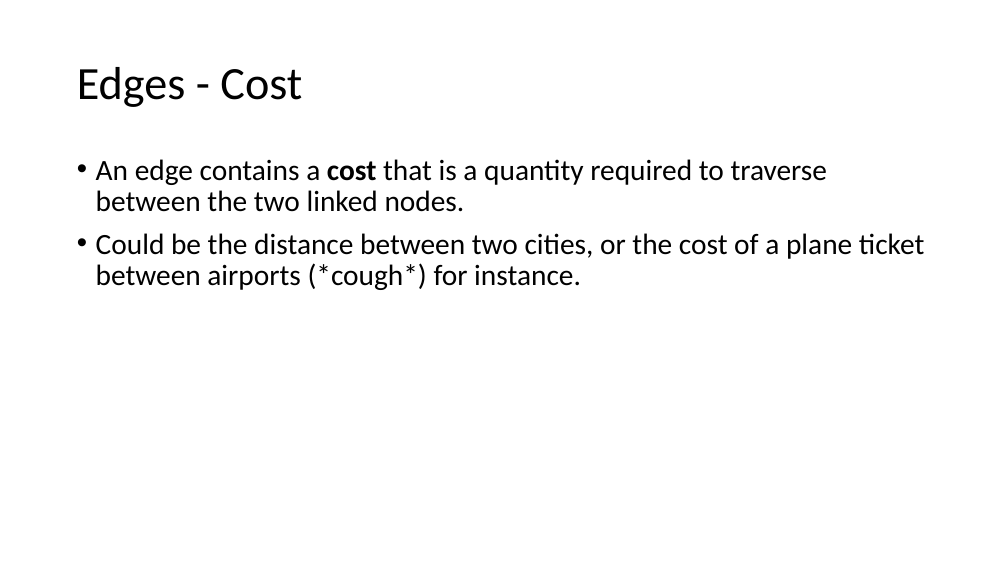
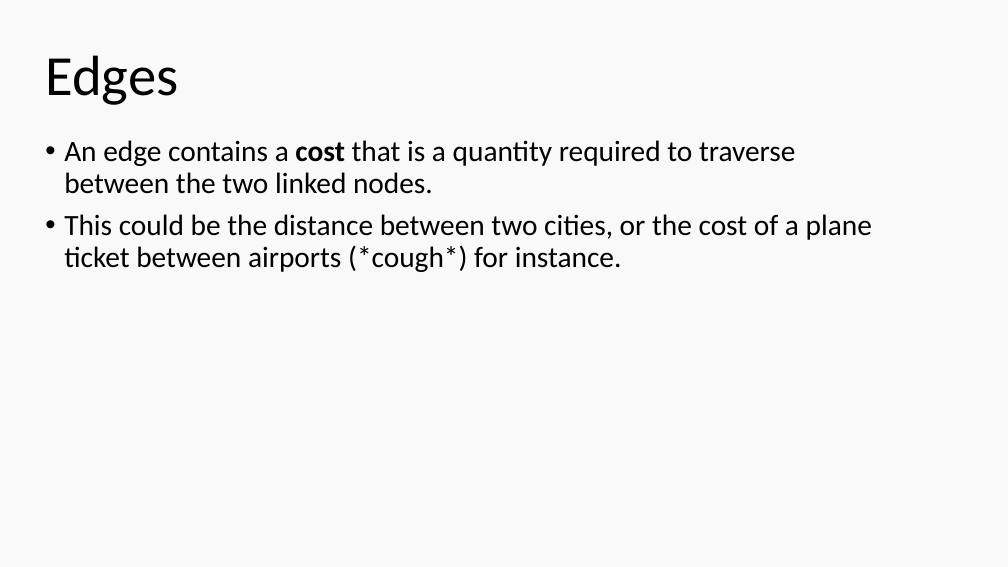
Before and after one commit to ethanatortx/graph_lab_presentation, a slide deck: slide 3 of graphs_pp.pptx. Drawn at 1008x567 pixels with LibreOffice and Linux fonts; fonts in the diff are those of the drawing. Boxes give left, top, right and bottom in pixels: in the first picture for what was removed or moved away, otherwise in the second. Text is boxed around its words. In the diff, an @@ line names an element or a change of style, - is before the commit and + after.

```diff
--- a/graphs_pp.pptx
+++ b/graphs_pp.pptx
@@ background #FFFFFF to #F9F9F9 @@
@@ title at box(45, 55, 178, 105): text changed; size 44 to 54 pt @@
-Edges - Cost
+Edges
@@ text "An edge contains a cost ...": place and size @@
-text "An edge contains a cost ..." at box(96, 159, 924, 290)
+text "An edge contains a cost ..." at box(64, 140, 872, 272)
@@ text at box(64, 214, 872, 272): text changed @@
-• Could be the distance between two cities, or the cost of a plane ticket between airports (*cough*) for instance.
+• This could be the distance between two cities, or the cost of a plane ticket between airports (*cough*) for instance.
```
Also in this commit, not shown: 5 other slides changed, 2 slides added, 7 slides removed, 5 other files.
